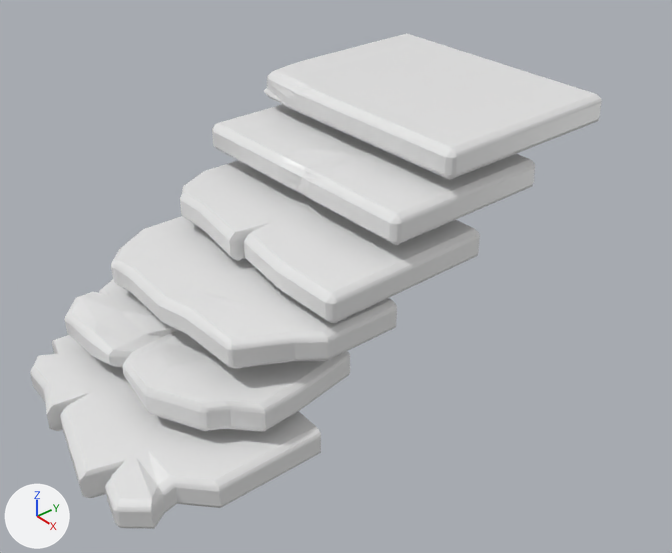
Two versions of the Blender file Assets/Models/stairs_broken.blend, one commit apart.
Both versions are drawn from a 50 mm camera at (4.53, -4.33, 2.36) aimed at (0.22, -0.68, -1.03). The axes (+X, +Y, +Z) are drawn at lower left. The lights are the same throughout.
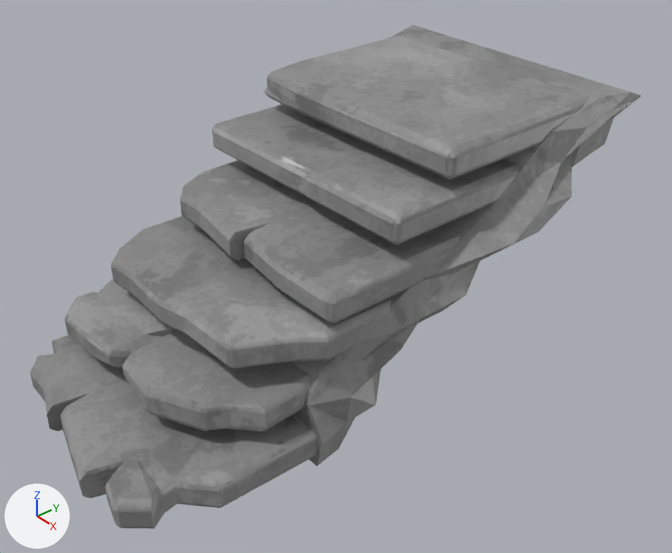
Patch to the scene script:
```diff
--- a/Assets/Models/stairs_broken.blend.py
+++ b/Assets/Models/stairs_broken.blend.py
@@ img_rock_texture2_png @@
+img_rock_texture2_png = load_image('rock_texture2.png', '../Images/rock_texture2.png', 512, 512, 'sRGB')
@@ mat_material @@
 mat_material = principled_material('Material')
-mat_material.base_color = (0.8, 0.8, 0.8)  # white #e7e7e7
+mat_material.texture = img_rock_texture2_png
 mat_material.roughness = 0.4
@@ me_cube @@
 # used by ob_cube; location = (0.0, 0.0, 0.0)
-me_cube.from_pydata(...)  # 1711 vertices, 1813 faces; spans x -1.0..1.07, y -2.84..1.09, z -1.66..0.11
+me_cube.from_pydata(...)  # 1859 vertices, 1957 faces, 1 loose edge; spans x -1.23..1.28, y -2.84..1.43, z -1.74..0.11
+# me_cube part 1: a new loose piece of 146 vertices spanning x -1.23..1.28, y -1.56..1.43, z -1.74..0.11, in mat_material (picture img_rock_texture2_png)
+# me_cube part 2: 1809 kept faces spanning x -1.0..1.07, y -2.84..1.09, z -1.66..0.11 get new texture (UV) coordinates
 me_cube.materials.append(mat_material)
```

Pixel boxes [x1, y1, x2, y2] of what changed, in the pictures (672 x 553 px):
'Cube', surface changed, reshaped (white to grey, 7% wider)
    before: [30, 33, 602, 529]
    after: [30, 25, 641, 529]
part 1 of me_cube, added
    after: [291, 25, 641, 466]
part 2 of me_cube, surface changed (white to grey)
    both: [30, 35, 589, 529]
